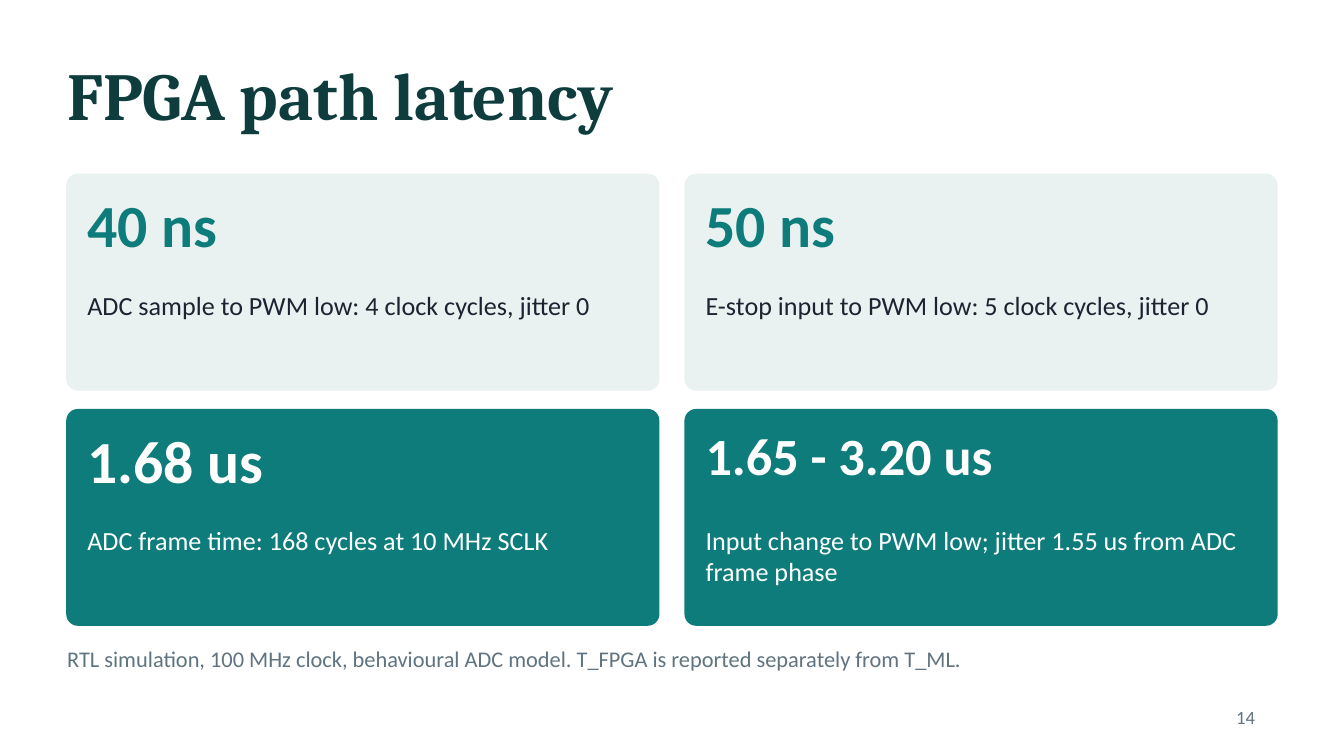
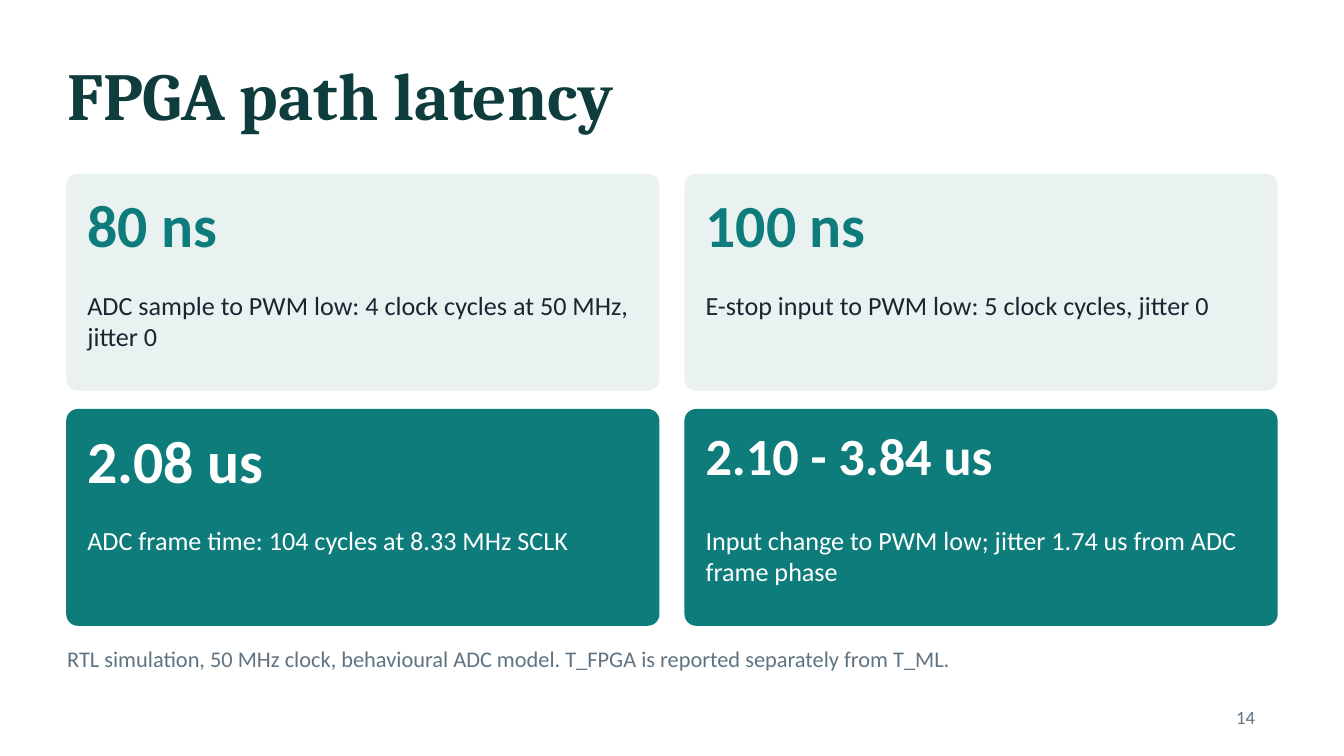
Before and after one commit to sanjiv283/tactile-reflex-system, a slide deck: slide 14 of docs/tactile_reflex_system.pptx. Drawn at 1344x756 pixels with LibreOffice and Linux fonts; fonts in the diff are those of the drawing. Boxes give left, top, right and bottom in pixels: in the first picture for what was removed or moved away, otherwise in the second. Text is boxed around its words. In the diff, an @@ line names an element or a change of style, - is before the commit and + after.

```diff
--- a/docs/tactile_reflex_system.pptx
+++ b/docs/tactile_reflex_system.pptx
@@ text at bbox=[87, 205, 217, 248]: text changed @@
-40 ns
+80 ns
@@ text at bbox=[706, 208, 866, 248]: text changed @@
-50 ns
+100 ns
@@ text at bbox=[87, 297, 628, 351]: text changed @@
-ADC sample to PWM low: 4 clock cycles, jitter 0
+ADC sample to PWM low: 4 clock cycles at 50 MHz, jitter 0
@@ text at bbox=[87, 441, 264, 484]: text changed @@
-1.68 us
+2.08 us
@@ text at bbox=[706, 439, 993, 476]: text changed @@
-1.65 - 3.20 us
+2.10 - 3.84 us
@@ text at bbox=[87, 532, 568, 555]: text changed @@
-ADC frame time: 168 cycles at 10 MHz SCLK
+ADC frame time: 104 cycles at 8.33 MHz SCLK
@@ text at bbox=[706, 532, 1236, 586]: text changed @@
-Input change to PWM low; jitter 1.55 us from ADC frame phase
+Input change to PWM low; jitter 1.74 us from ADC frame phase
@@ text at bbox=[67, 651, 949, 671]: text changed @@
-RTL simulation, 100 MHz clock, behavioural ADC model. T_FPGA is reported separately from T_ML.
+RTL simulation, 50 MHz clock, behavioural ADC model. T_FPGA is reported separately from T_ML.
```
Also in this commit, not shown: 11 other slides changed, 49 other files.
